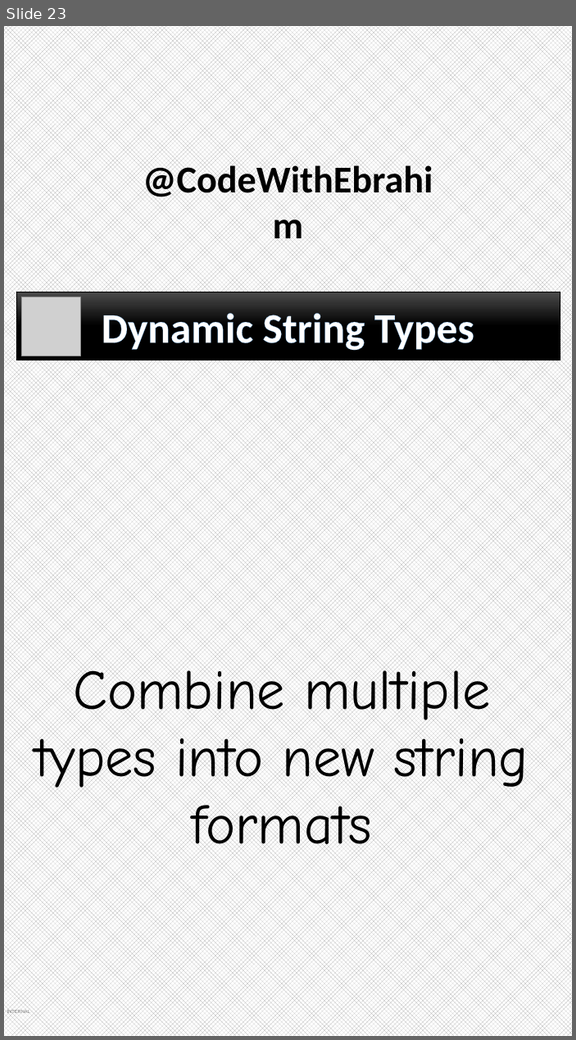
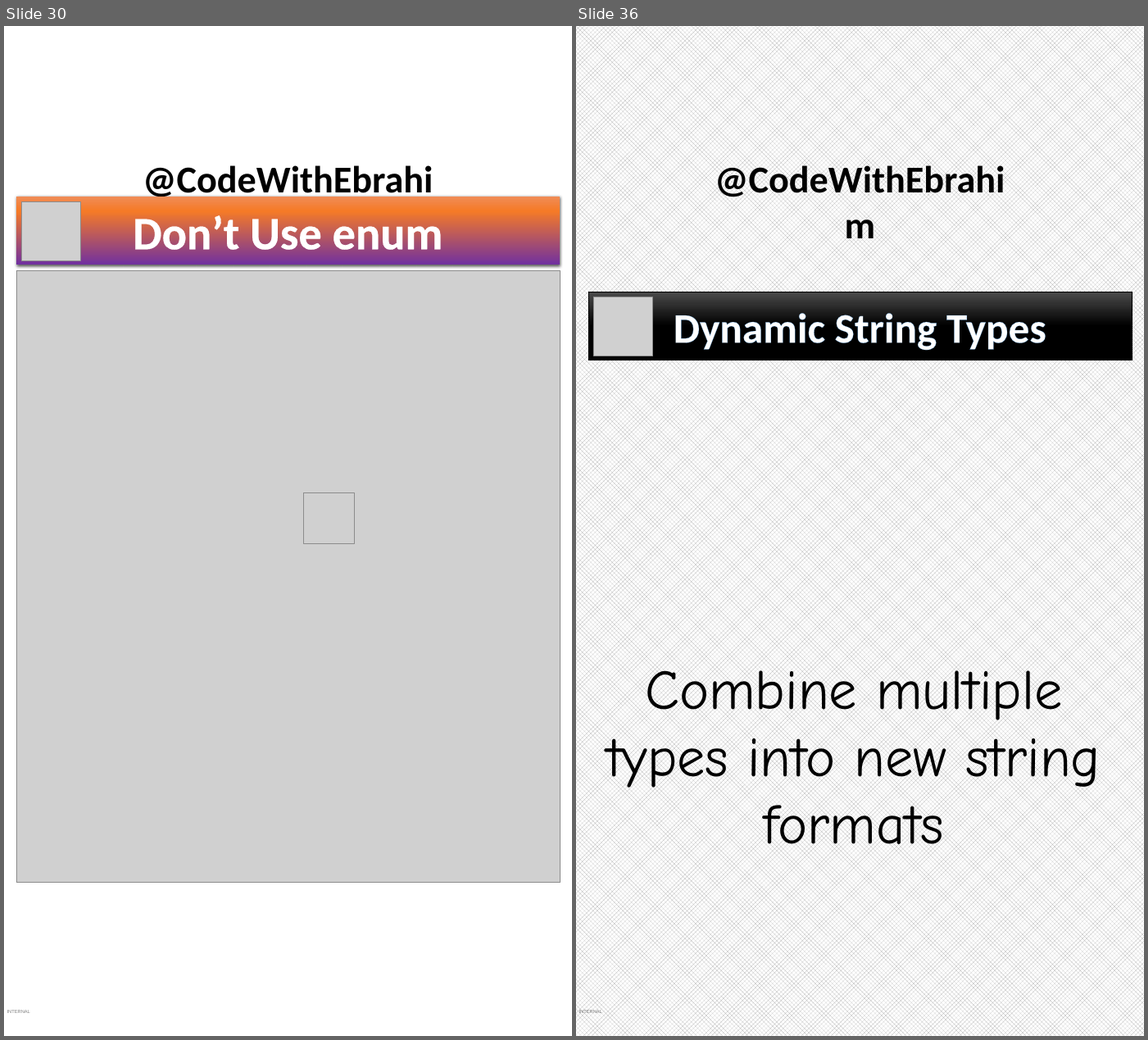
Before and after one commit to ebrahimsalehi1/python_codes, a slide deck: assets/images.pptx. Shown side by side, each under a label of ours: slide 23 before the commit, slides 30 and 36 after it; the slides between them are not shown. The pictures are 576x1040 and 1148x1040 pixels, drawn with LibreOffice and Linux fonts; fonts in the diff are those of the drawing; grey boxes stand for pictures; background and template pictures are left out. Boxes give left, top, right and bottom in pixels: in the first picture for what was removed or moved away, otherwise in the second. Text is boxed around its words. In the diff, an @@ line names an element or a change of style, - is before the commit and + after.

```diff
--- a/assets/images.pptx
+++ b/assets/images.pptx
@@ slide 30 added at <box>4,26,572,1036</box>, background picture (left out); not listed: 2 template elements that a slide beside it also shows @@
@@ rectangle added at <box>16,197,560,265</box>, fill gradient #F18C57 to #F67B28 to #7030A0 to #E56C19, 66 pt, text #FFFFFF, bold @@
+Don’t Use enum
@@ picture added at <box>22,201,80,261</box> @@
@@ picture added at <box>16,270,560,883</box> @@
@@ picture added at <box>303,493,354,543</box> @@
@@ what was slide 23 is now slide 36 @@
```
Also in this commit, not shown: 15 other slides added, 2 slides removed, 45 other files.
